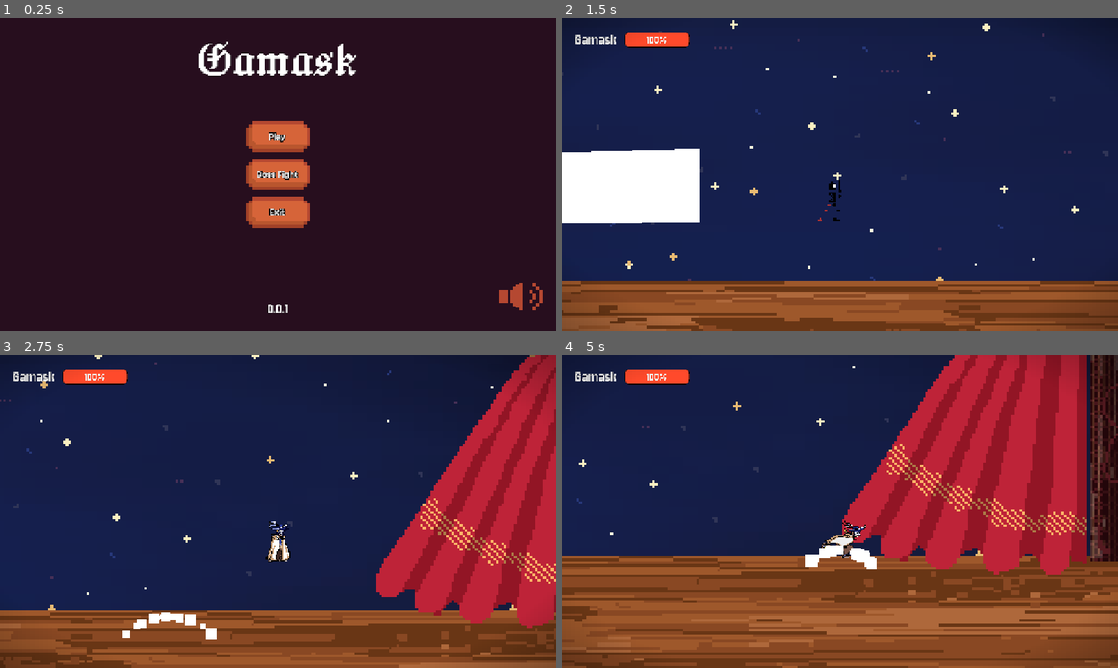
Above: before the commit, frames 1-4 (two rows, left to right).
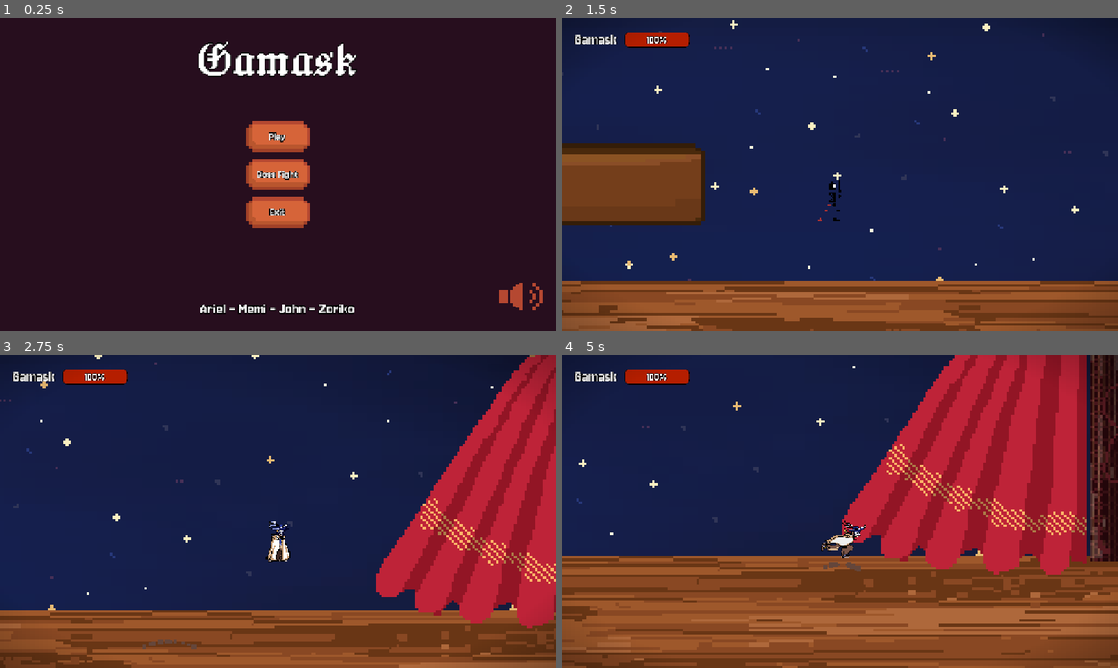
Above: after the commit, the same moments.

Repository: Jeremy-81/GamaBanda
Game: Godot game, scene res://scenes/menu/menu.tscn
The game is run twice, just before and just after one commit, with the same random seed, the same clock (stepped at 60 frames per second) and the same inputs. The engine's default icon, where the game draws it, is replaced by a stand-in: a white triangle on a blue panel in a dark square.
Inputs (mouse positions are in pixels of both pictures, inside the frame that each line leads up to):
- Up to frame 1 (0.25 s): no input
- Up to frame 2 (1.5 s): click "Play" at 0.5 s; tap Enter at 1.25 s; move the mouse to (962, 158) at 1.27 s; hold D (go_right) from 1.28 s (still down); hold Space (jump) from 1.28 s (still down); click (962, 158) at 1.35 s
- Up to frame 3 (2.75 s): keep holding D (go_right); move the mouse to (166, 527) at 2.02 s; release Space (jump) at 2.03 s; tap Space (jump) at 2.1, 2.27, 2.57 s; click (166, 527) at 2.3 s
- Up to frame 4 (5 s): move the mouse to (895, 442) at 2.77 s; release D (go_right) at 2.78 s; hold A (go_left) 2.78-3.53 s; hold Space (jump) 2.78-3.53 s; click (895, 442) at 2.85 s; move the mouse to (812, 574) at 3.52 s; hold D (go_right) from 3.53 s (still down); tap Shift (dash) at 3.6 s; tap Space (jump) at 3.77, 4.07 s; click (812, 574) at 3.8 s; move the mouse to (1006, 558) at 4.27 s; hold Space (jump) from 4.28 s (still down); click (1006, 558) at 4.35 s

The runs differ from the first frame. In frame 1, 0.8% of the frame differs, in the area x 35-65%, y 7-95%; in frame 2, 7.2%, in the area x 0-26%, y 4-67%; in frame 3, 1.0%; in frame 4, 1.1%.

Commit message:
Last fix of the day

Diff:
--- a/ressources/theme.tres
+++ b/ressources/theme.tres
@@ -34,7 +34,7 @@
 expand_margin_right = 10.0
 
 [sub_resource type="StyleBoxFlat" id="StyleBoxFlat_cgoy4"]
-bg_color = Color(0.21927088, 0.19392738, 0.20286453, 1)
+bg_color = Color(0, 0, 0, 0.9019608)
 border_width_left = 1
 border_width_top = 1
 border_width_right = 1
@@ -46,7 +46,7 @@
 corner_radius_bottom_left = 10
 
 [sub_resource type="StyleBoxFlat" id="StyleBoxFlat_jb3ky"]
-bg_color = Color(1, 0.2901961, 0.16862746, 1)
+bg_color = Color(0.7082872, 0.11989132, 8.663535e-07, 1)
 border_width_left = 1
 border_width_top = 1
 border_width_right = 1
@@ -66,9 +66,10 @@
 Button/styles/hover = SubResource("StyleBoxTexture_7065j")
 Button/styles/normal = SubResource("StyleBoxTexture_l3ktj")
 Button/styles/pressed = SubResource("StyleBoxTexture_x62ba")
-Label/constants/outline_size = 3
+Label/constants/outline_size = 7
 Label/font_sizes/font_size = 37
 Label/fonts/font = ExtResource("1_jb3ky")
+ProgressBar/constants/outline_size = 5
 ProgressBar/font_sizes/font_size = 30
 ProgressBar/fonts/font = ExtResource("1_jb3ky")
 ProgressBar/styles/background = SubResource("StyleBoxFlat_cgoy4")
--- a/scenes/boss_attacks/hand_fall_attack/hand_fall_attack.tscn
+++ b/scenes/boss_attacks/hand_fall_attack/hand_fall_attack.tscn
@@ -1,10 +1,10 @@
 [gd_scene format=3 uid="uid://bxhlr7x4n4rmk"]
 
 [ext_resource type="Script" uid="uid://k8eewg76tfs3" path="res://scenes/boss_attacks/hand_fall_attack/hand_fall_attack.gd" id="1_pya30"]
-[ext_resource type="Texture2D" uid="uid://61wvyl0hmq1o" path="res://icon.svg" id="2_ruhfv"]
+[ext_resource type="Texture2D" uid="uid://nm4yqiia8lqm" path="res://assets/Cajaa.png" id="2_fpmfr"]
 
 [sub_resource type="RectangleShape2D" id="RectangleShape2D_pya30"]
-size = Vector2(120, 40)
+size = Vector2(160, 70)
 
 [node name="HandFallAttack" type="Area2D" unique_id=258136374 node_paths=PackedStringArray("entity")]
 script = ExtResource("1_pya30")
@@ -15,8 +15,10 @@
 metadata/_custom_type_script = "uid://ct2ao5y04qtji"
 
 [node name="Sprite2D" type="Sprite2D" parent="." unique_id=702656059]
-scale = Vector2(1, 0.435)
-texture = ExtResource("2_ruhfv")
+position = Vector2(1, 1)
+scale = Vector2(2.2777777, 1.6818184)
+texture = ExtResource("2_fpmfr")
 
 [node name="CollisionShape2D" type="CollisionShape2D" parent="." unique_id=299662463]
+position = Vector2(1, 1)
 shape = SubResource("RectangleShape2D_pya30")
--- a/scenes/levels/backstage_1/backstage_1.tscn
+++ b/scenes/levels/backstage_1/backstage_1.tscn
@@ -2,6 +2,7 @@
 
 [ext_resource type="Script" uid="uid://dvrldnci314mb" path="res://scenes/levels/backstage_1/backstage_1.gd" id="1_ebnwq"]
 [ext_resource type="PackedScene" uid="uid://btg0d1sc8nd3r" path="res://scenes/objects/player/player.tscn" id="1_q63md"]
+[ext_resource type="Texture2D" uid="uid://nm4yqiia8lqm" path="res://assets/Cajaa.png" id="5_xf48k"]
 [ext_resource type="Theme" uid="uid://duj7cgl0u7wd3" path="res://ressources/theme.tres" id="6_pt1xq"]
 [ext_resource type="PackedScene" uid="uid://bo8pyxkcykbab" path="res://scenes/game_interface.tscn" id="6_xf48k"]
 [ext_resource type="PackedScene" uid="uid://bobfy0d4m1l1k" path="res://scenes/base_map/base_map.tscn" id="8_3a54s"]
@@ -10,7 +11,7 @@
 font_size = 60
 
 [sub_resource type="RectangleShape2D" id="RectangleShape2D_rlj65"]
-size = Vector2(326, 61)
+size = Vector2(418, 109)
 
 [node name="Backstage1" type="Node" unique_id=192916966]
 script = ExtResource("1_ebnwq")
@@ -37,6 +38,8 @@
 anchor_bottom = 0.2
 grow_horizontal = 2
 grow_vertical = 2
+theme = ExtResource("6_pt1xq")
+theme_type_variation = &"AttackLabel"
 text = "Dash with SHIFT"
 label_settings = SubResource("LabelSettings_rlj65")
 horizontal_alignment = 1
@@ -72,11 +75,21 @@
 polygon = PackedVector2Array(-1908, 573, 2562, 571, 2543, -986, 2842, -932, 2819, 801, -2208, 911, -2194, -927, -1906, -926)
 
 [node name="Polygon2D2" type="Polygon2D" parent="StaticPlatforms" unique_id=1145942782]
-polygon = PackedVector2Array(-1234, 327, -1004, 313, -1032, 589, -1229, 585)
+polygon = PackedVector2Array(-1233, 324, -1003, 317, -999, 583, -1241, 578)
+
+[node name="Sprite2D" type="Sprite2D" parent="StaticPlatforms/Polygon2D2" unique_id=2115046572]
+position = Vector2(-1118.5, 448.50003)
+scale = Vector2(3.597223, 6.4772716)
+texture = ExtResource("5_xf48k")
 
 [node name="Polygon2D3" type="Polygon2D" parent="StaticPlatforms" unique_id=761101750]
 position = Vector2(-74, 221)
-polygon = PackedVector2Array(-734, -62, -725, 154, -201, 149, -201, -76)
+polygon = PackedVector2Array(-710, -83, -736, 144, -185, 144, -214, -80)
+
+[node name="Sprite2D2" type="Sprite2D" parent="StaticPlatforms/Polygon2D3" unique_id=1743352894]
+position = Vector2(-462.25, 33.00001)
+scale = Vector2(7.756945, 5.681818)
+texture = ExtResource("5_xf48k")
 
 [node name="HandFallTimer" type="Timer" parent="." unique_id=8882749]
 wait_time = 2.0
@@ -89,7 +102,7 @@
 collision_mask = 2
 
 [node name="CollisionShape2D" type="CollisionShape2D" parent="DashTutorialArea" unique_id=934572968]
-position = Vector2(13, 69.5)
+position = Vector2(4, 45.5)
 shape = SubResource("RectangleShape2D_rlj65")
 
 [node name="GameInterface" parent="." unique_id=1587630800 node_paths=PackedStringArray("player") instance=ExtResource("6_xf48k")]
--- a/scenes/menu/menu.tscn
+++ b/scenes/menu/menu.tscn
@@ -91,7 +91,7 @@
 [node name="Version" type="Label" parent="MarginContainer/MenuContainer/VBoxContainer" unique_id=859609522]
 layout_mode = 2
 size_flags_vertical = 10
-text = "0.0.1"
+text = "Ariel - Memi - John - Zoriko"
 horizontal_alignment = 1
 
 [node name="VBoxContainer3" type="VBoxContainer" parent="MarginContainer/MenuContainer" unique_id=374874377]
--- a/scenes/objects/player/player.tscn
+++ b/scenes/objects/player/player.tscn
@@ -1,7 +1,6 @@
 [gd_scene format=3 uid="uid://btg0d1sc8nd3r"]
 
 [ext_resource type="Script" uid="uid://c6cb16oqkrwgg" path="res://scenes/objects/player/player.gd" id="1_g10m2"]
-[ext_resource type="Texture2D" uid="uid://dr0qawuq7wi86" path="res://assets/player/jump-Sheet 80x80.png" id="2_0a575"]
 [ext_resource type="Texture2D" uid="uid://cdyvygemnp5vx" path="res://assets/player/Combo-Sheet 80x125.png" id="2_bdcal"]
 [ext_resource type="Texture2D" uid="uid://c62574nyu5pg2" path="res://assets/player/roll-dash-Sheet 80x80.png" id="2_nkbs0"]
 [ext_resource type="Texture2D" uid="uid://0i4vxouppdl6" path="res://assets/player/speed-fall-Sheet 80x80.png" id="4_io36v"]
@@ -94,13 +93,9 @@
 atlas = ExtResource("2_nkbs0")
 region = Rect2(560, 0, 80, 80)
 
-[sub_resource type="AtlasTexture" id="AtlasTexture_ibpxp"]
-atlas = ExtResource("2_0a575")
-region = Rect2(0, 0, 80, 80)
-
-[sub_resource type="AtlasTexture" id="AtlasTexture_5t4rm"]
-atlas = ExtResource("2_0a575")
-region = Rect2(80, 0, 80, 80)
+[sub_resource type="AtlasTexture" id="AtlasTexture_bdcal"]
+atlas = ExtResource("6_ponut")
+region = Rect2(0, 0, 80, 90)
 
 [sub_resource type="AtlasTexture" id="AtlasTexture_n8a43"]
 atlas = ExtResource("6_ponut")
@@ -273,14 +268,11 @@
 }, {
 "frames": [{
 "duration": 1.0,
-"texture": SubResource("AtlasTexture_ibpxp")
-}, {
-"duration": 0.2,
-"texture": SubResource("AtlasTexture_5t4rm")
+"texture": SubResource("AtlasTexture_bdcal")
 }],
 "loop": true,
 "name": &"default",
-"speed": 1.0
+"speed": 2.0
 }, {
 "frames": [{
 "duration": 1.0,
@@ -389,8 +381,8 @@
 height = 122.0
 
 [sub_resource type="Gradient" id="Gradient_0a575"]
-offsets = PackedFloat32Array(1)
-colors = PackedColorArray(1, 1, 1, 1)
+offsets = PackedFloat32Array(0.9904306)
+colors = PackedColorArray(0.39215687, 0.27450982, 0.23137255, 1)
 
 [sub_resource type="GradientTexture2D" id="GradientTexture2D_nkbs0"]
 gradient = SubResource("Gradient_0a575")
@@ -398,11 +390,12 @@
 [sub_resource type="ParticleProcessMaterial" id="ParticleProcessMaterial_wim6f"]
 particle_flag_disable_z = true
 direction = Vector3(0, -1, 0)
+spread = 25.0
 initial_velocity_min = 414.28998
 initial_velocity_max = 414.28998
-gravity = Vector3(0, 1800, 0)
-scale_min = 0.19999999
-scale_max = 0.59999996
+gravity = Vector3(0, 2500, 0)
+scale_min = 0.099999994
+scale_max = 0.29999998
 
 [sub_resource type="Gradient" id="Gradient_g10m2"]
 offsets = PackedFloat32Array(0.78313255, 1)
@@ -860,6 +853,7 @@
 sprite_frames = SubResource("SpriteFrames_g65c7")
 animation = &"run"
 autoplay = "default"
+frame_progress = 0.7596671
 
 [node name="CollisionShape2D" type="CollisionShape2D" parent="." unique_id=1364101473]
 shape = SubResource("CapsuleShape2D_g10m2")
@@ -903,7 +897,7 @@
 [node name="FloorImpactParticles" type="GPUParticles2D" parent="." unique_id=1556150090]
 position = Vector2(0, 72)
 emitting = false
-amount = 20
+amount = 15
 texture = SubResource("GradientTexture2D_nkbs0")
 one_shot = true
 explosiveness = 1.0
Binary file added: assets/Cajaa.png
Not shown, added: assets/Cajaa.png.import
Not shown, changed: export_presets.cfg
